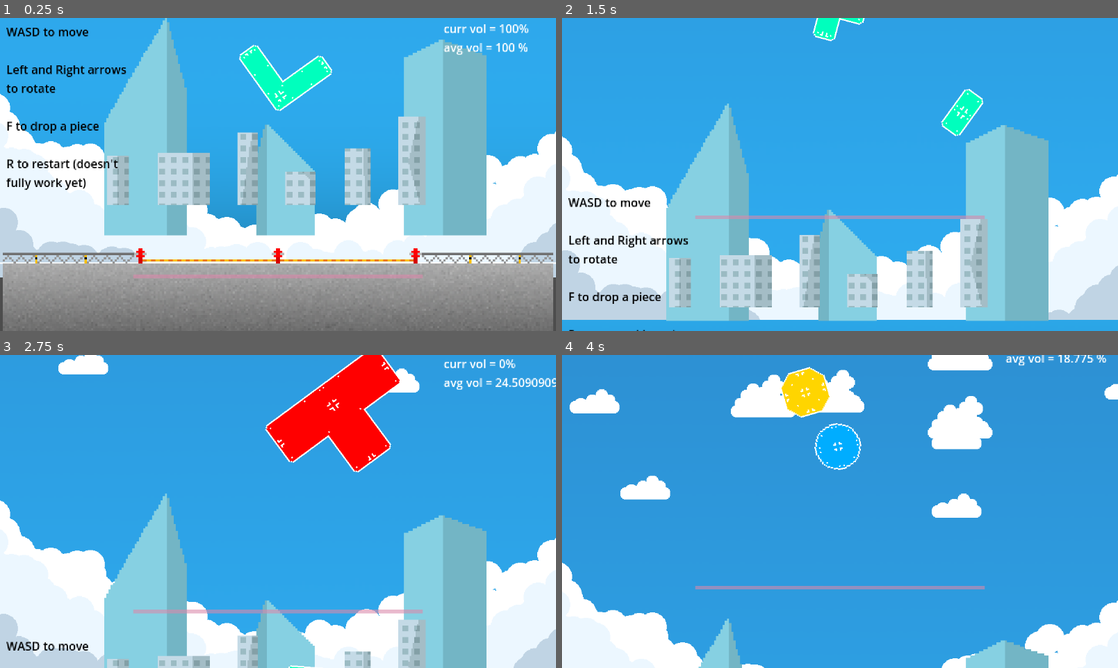
Above: before the commit, frames 1-4 (two rows, left to right).
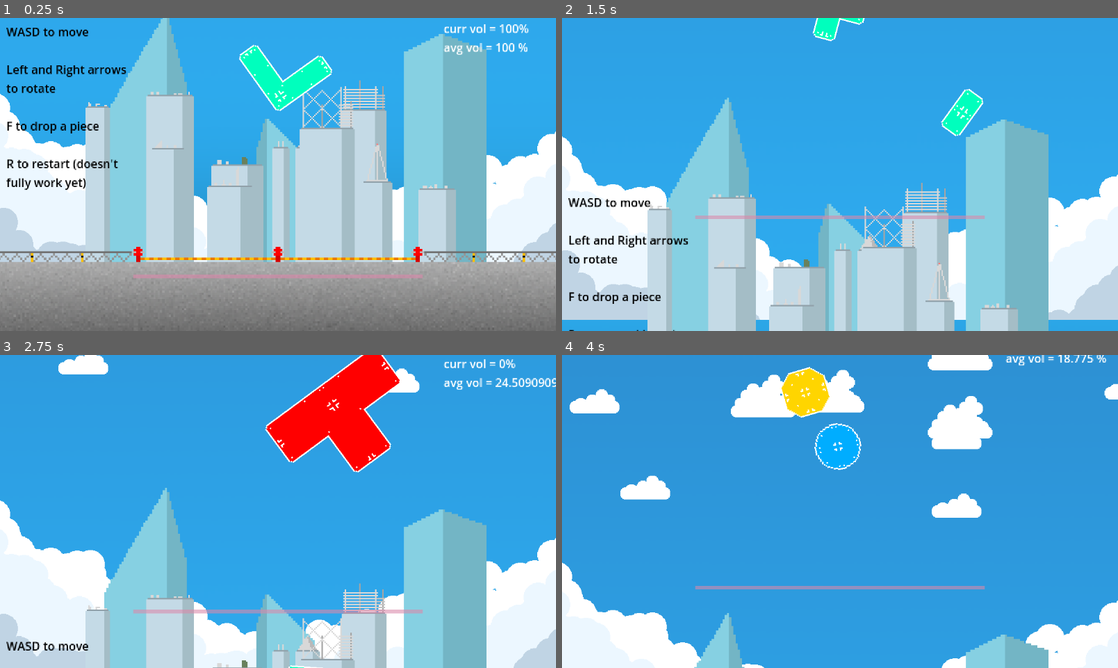
Above: after the commit, the same moments.

Repository: drew-abbo/gmtk_game_jam_game
Game: Godot game, scene res://main.tscn
Two runs of this game, one before a commit and one after it. Both use one fixed random seed, a clock stepped at 60 frames per second and the inputs below.
Inputs:
- Up to frame 1 (0.25 s): no input
- Up to frame 2 (1.5 s): hold D (move_right) 0.53-1.28 s; tap F (drop_piece) at 0.6, 1.35 s; hold S (move_down) from 1.28 s (still down)
- Up to frame 3 (2.75 s): release S (move_down) at 2.03 s; hold D (move_right) from 2.03 s (still down); tap F (drop_piece) at 2.1 s
- Up to frame 4 (4 s): release D (move_right) at 2.78 s; hold W (move_up) 2.78-3.53 s; tap F (drop_piece) at 2.85, 3.6 s; hold A (move_left) from 3.53 s (still down)

The runs differ from the first frame. In frame 1, 26% of the frame differs, in the area x 0-100%, y 0-100%; in frame 2, 17%; in frame 3, 7.0%; in frame 4, 0.5%.

Commit message:
Skyline added
cool asf

Diff:
--- a/main.tscn
+++ b/main.tscn
@@ -7,8 +7,9 @@
 [ext_resource type="Texture2D" uid="uid://bd2aa8kdxfm7i" path="res://Assets/Surface Cloud BG 1.png" id="4_ripnh"]
 [ext_resource type="Texture2D" uid="uid://c6ongkmrc0glq" path="res://Assets/Skyline 2.png" id="5_rkvv6"]
 [ext_resource type="Texture2D" uid="uid://xio5obkypaht" path="res://Assets/Cloud 2.png" id="6_7rwo3"]
-[ext_resource type="Texture2D" uid="uid://derclcqcnq5f6" path="res://Assets/Skyline 1.png" id="6_mqt28"]
 [ext_resource type="PackedScene" uid="uid://b6d2epmlana5d" path="res://Building/VolumeReporter/volume_reporter.tscn" id="7_dnm5i"]
+[ext_resource type="Texture2D" uid="uid://btg7upffay7jj" path="res://Assets/Skyline 3.png" id="7_fav1c"]
+[ext_resource type="Texture2D" uid="uid://cq186djbq03l5" path="res://Assets/Skyline 4.png" id="8_o7grl"]
 
 [sub_resource type="PhysicsMaterial" id="PhysicsMaterial_y6qcd"]
 friction = 0.0
@@ -118,7 +119,7 @@
 [node name="Sprite2D" type="Sprite2D" parent="World/Ground"]
 z_index = 10
 position = Vector2(0, 195.5)
-scale = Vector2(2.96875, 2.96875)
+scale = Vector2(3.019, 3.019)
 texture = ExtResource("3_r8pjw")
 
 [node name="WorldGraphics" type="Node2D" parent="."]
@@ -145,6 +146,7 @@
 motion_scale = Vector2(1, 0.5)
 
 [node name="Sprite2D" type="Sprite2D" parent="WorldGraphics/ParallaxBackground/City 2"]
+position = Vector2(0, 70)
 scale = Vector2(3, 3)
 texture = ExtResource("5_rkvv6")
 
@@ -152,8 +154,17 @@
 motion_scale = Vector2(1, 0.6)
 
 [node name="Sprite2D" type="Sprite2D" parent="WorldGraphics/ParallaxBackground/City 1"]
+position = Vector2(-40, 80)
 scale = Vector2(2, 2)
-texture = ExtResource("6_mqt28")
+texture = ExtResource("7_fav1c")
+
+[node name="City 3" type="ParallaxLayer" parent="WorldGraphics/ParallaxBackground"]
+motion_scale = Vector2(1, 0.7)
+
+[node name="Sprite2D" type="Sprite2D" parent="WorldGraphics/ParallaxBackground/City 3"]
+position = Vector2(60, 70)
+scale = Vector2(2, 2)
+texture = ExtResource("8_o7grl")
 
 [node name="Clouds 2" type="ParallaxLayer" parent="WorldGraphics/ParallaxBackground"]
 motion_scale = Vector2(1, 0.4)
Binary file changed: Assets/Skyline 2.png
Binary file added: Assets/Skyline 3.png
Not shown, added: Assets/Skyline 3.png.import
Binary file added: Assets/Skyline 4.png
Not shown, added: Assets/Skyline 4.png.import
Not shown: 1 places in main.tscn that only renumber resources
